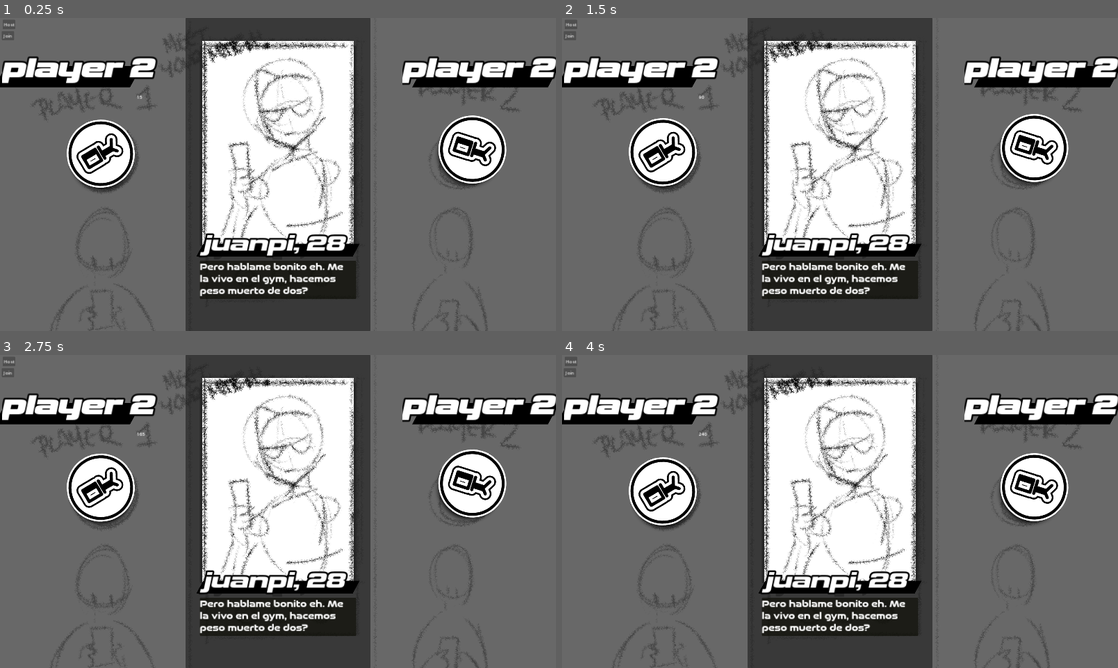
Above: before the commit, frames 1-4 (two rows, left to right).
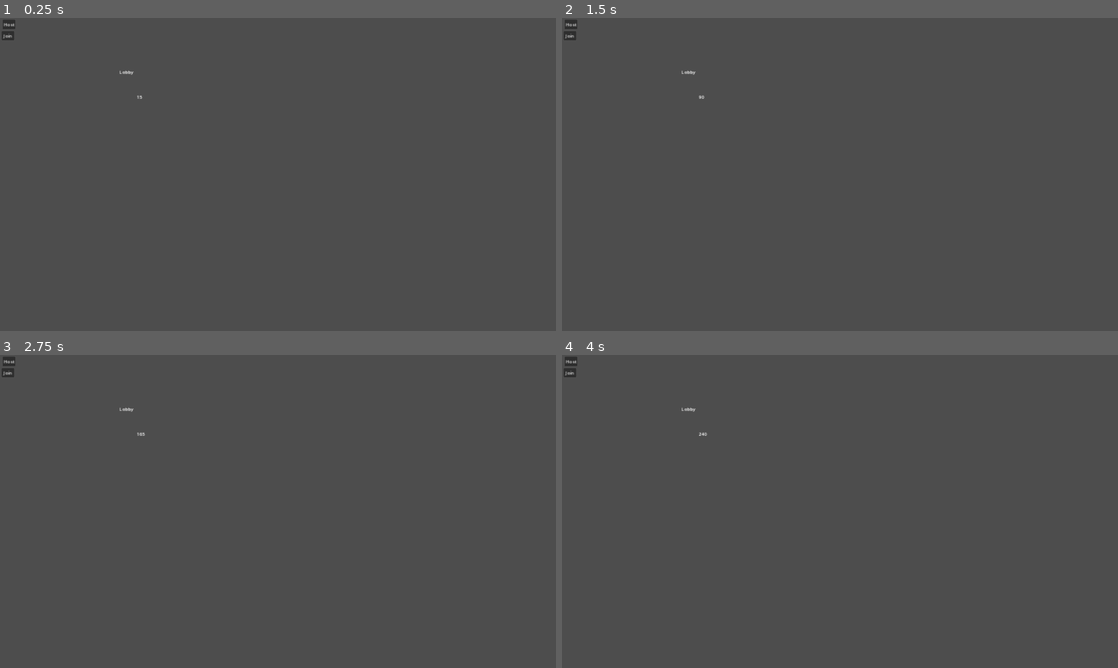
Above: after the commit, the same moments.

Repository: RNGSSB/bubble-tinder
Game: Godot game, scene res://game.tscn
Same seed, same stepped clock (60 frames per second), same inputs: the game is played once before the commit and once after it. This scene is started directly instead of the project's main scene.
Inputs (mouse positions are in pixels of both pictures, inside the frame that each line leads up to):
- Up to frame 1 (0.25 s): no input
- Up to frame 2 (1.5 s): tap Enter (ui_accept) at 0.5, 0.77 s; move the mouse to (962, 158) at 0.52 s; hold Right (ui_right) 0.53-1.25 s; hold F 0.53-1.25 s; click (962, 158) at 0.67 s; drag from (728, 190) to (812, 237) at 1.27 s
- Up to frame 3 (2.75 s): move the mouse to (333, 442) at 2.02 s; hold Right (ui_right) from 2.03 s (still down); tap Space at 2.1 s
- Up to frame 4 (4 s): release Right (ui_right) at 2.75 s; drag from (812, 574) to (673, 464) at 2.77 s; move the mouse to (1006, 558) at 3.52 s; hold Left (ui_left) from 3.53 s (still down); hold Q from 3.53 s (still down); tap Enter (ui_accept) at 3.77 s

The runs differ from the first frame. In frame 1, 85% of the frame differs, in the area x 0-100%, y 0-100%; in frame 2, 85%; in frame 3, 85%; in frame 4, 85%.

Commit message:
piushginggg.

Diff:
--- a/bubble-tinder/game.tscn
+++ b/bubble-tinder/game.tscn
@@ -41,6 +41,7 @@
 script = ExtResource("3_600sm")
 
 [node name="SETUP" parent="StateMachine/Setup" instance=ExtResource("4_r0yjy")]
+visible = false
 
 [node name="Typing" type="Node" parent="StateMachine"]
 script = ExtResource("4_gq7kg")
--- a/bubble-tinder/ok_button_anim.gd
+++ b/bubble-tinder/ok_button_anim.gd
@@ -14,13 +14,16 @@
 func _check_belongs_to_player(is_player_one):
 	if is_player_one:
 		if player_number == 1:
+			print("I am player one!")
 			pass
 		else:
+
 			get_parent().mouse_filter = Control.MOUSE_FILTER_IGNORE
 	else:
 		if player_number == 1:
 			get_parent().mouse_filter = Control.MOUSE_FILTER_IGNORE
 		else:
+			print("I am player two!")
 			pass
 func _start_tween():
 	var t = create_tween().set_loops()
@@ -49,7 +52,6 @@
 	t.tween_property(get_parent(), "rotation", onpress_rotation, 0.2).set_trans(Tween.TRANS_CIRC).set_ease(Tween.EASE_OUT).as_relative()
 	print("I've emitted the signal: " + get_parent().name)
 	player_has_confirmed = true
-
 	player_confirm_signal.emit()
 
 # Called every frame. 'delta' is the elapsed time since the previous frame.
